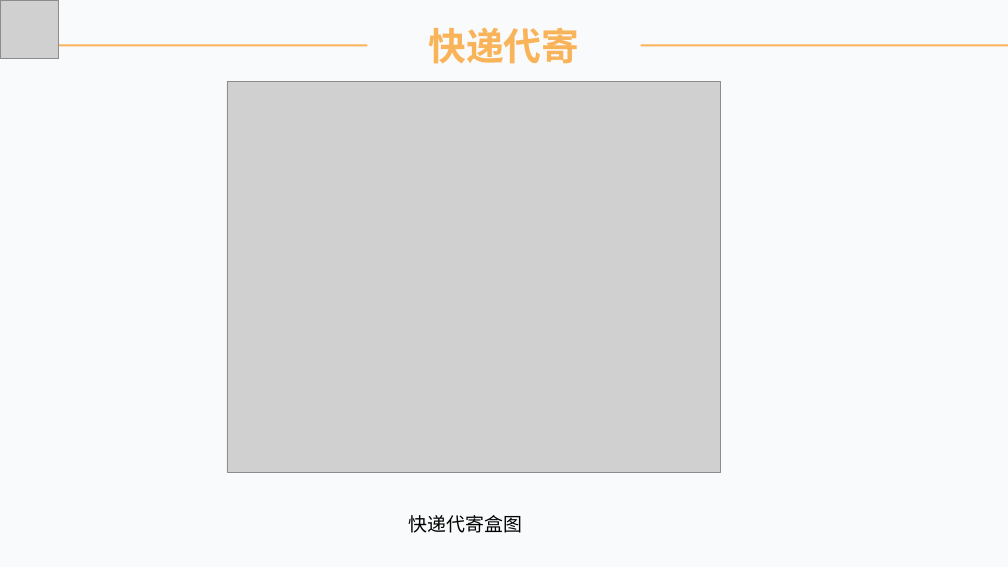
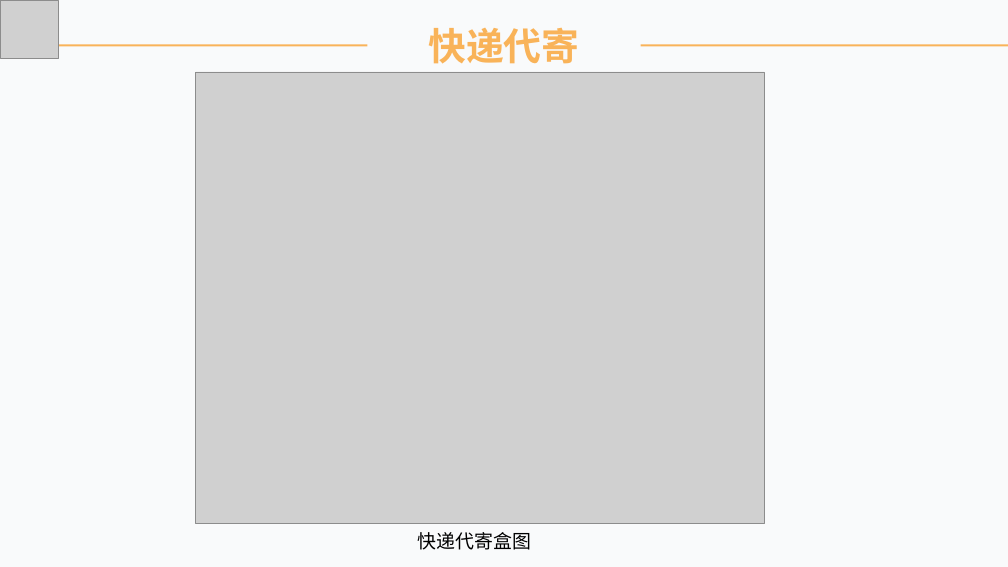
Before and after one commit to lorenzoyoung/ZUCC-Lazy-Bone, a slide deck: slide 27 of 评审PPT/SE2019春-G11-总体设计+详细设计/SE2019春-G11-软件总体+详细设计PPT.pptx (slide 25 before the commit). Drawn at 1008x567 pixels with LibreOffice and Linux fonts; fonts in the diff are those of the drawing; grey boxes stand for pictures. Boxes give left, top, right and bottom in pixels: in the first picture for what was removed or moved away, otherwise in the second. Text is boxed around its words. In the diff, an @@ line names an element or a change of style, - is before the commit and + after.

```diff
--- a/评审PPT/SE2019春-G11-总体设计+详细设计/SE2019春-G11-软件总体+详细设计PPT.pptx
+++ b/评审PPT/SE2019春-G11-总体设计+详细设计/SE2019春-G11-软件总体+详细设计PPT.pptx
@@ rectangle "快递代寄": place and size @@
-rectangle "快递代寄" at box(428, 28, 579, 64)
+rectangle "快递代寄" at box(368, 19, 641, 73)
@@ picture: place and size @@
-picture at box(227, 82, 720, 473)
+picture at box(196, 72, 765, 523)
@@ text "快递代寄盒图": place and size @@
-text "快递代寄盒图" at box(409, 515, 522, 533)
+text "快递代寄盒图" at box(418, 532, 531, 550)
```
Also in this commit, not shown: 9 other slides changed, 2 slides added, 13 other files.
